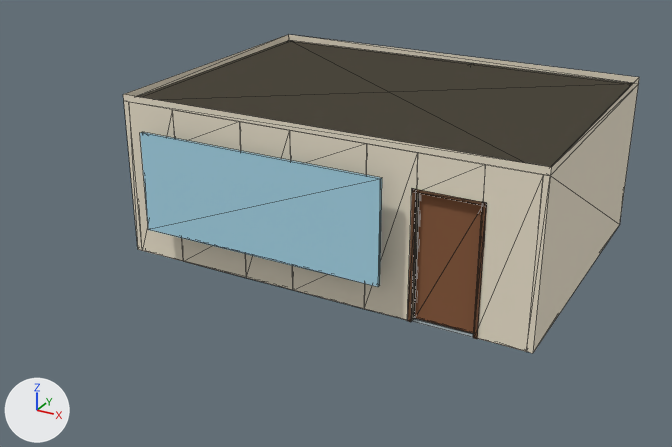
Two versions of the glTF model models/room_kitchen.glb, one commit apart.
The view is the same before and after, from a 50 mm camera at (6.65, -16.48, 7.03) aimed at (-0.16, -4.1, 0.84). Arrows for +X, +Y and +Z are at lower left; the lights stay in place. The first picture is the older version. Mesh edges are drawn as thin lines. Vertices at exactly the same position are counted once.

Names of what the first picture shows: 'CEILING', 'DOOR_outdoor', 'FLOOR_visible', 'FRAMES', 'VIEW_window_N', 'WALLS'.
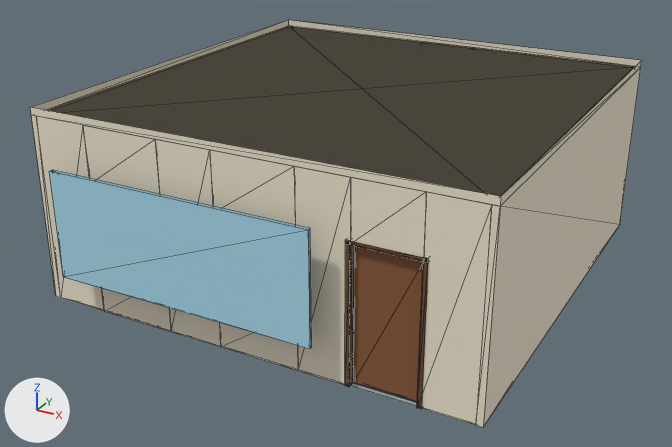
Pixel boxes (x1, y1, x2, y2) of what changed, in the pictures (672 x 447 px; the box of a moved part takes in the faces that stretch with it):
'WALLS', reshaped (19% wider, 34% taller)
    before: (124, 85, 638, 353)
    after: (31, 67, 641, 427)
'CEILING', reshaped (19% wider, 32% taller)
    before: (123, 35, 639, 176)
    after: (30, 20, 642, 206)
'VIEW_window_N', moved
    before: (140, 132, 382, 287)
    after: (49, 170, 312, 349)
'DOOR_outdoor', moved
    before: (415, 194, 482, 333)
    after: (353, 246, 423, 402)
'FRAMES', reshaped
    before: (407, 188, 487, 339)
    after: (345, 240, 428, 409)
'FLOOR_visible', rescaled
    before: (412, 318, 473, 337)
    after: (350, 382, 417, 406)
part 3 of me_mesh_3, moved or reshaped
    before: (182, 238, 365, 309)
    after: (101, 288, 298, 370)
part 4 of me_mesh_3, moved or reshaped
    before: (124, 101, 620, 353)
    after: (31, 115, 619, 427)
part 5 of me_mesh_3, moved or reshaped
    before: (551, 85, 638, 224)
    after: (501, 67, 641, 225)

The change, as a diff of the scene's bpy script:
```diff
--- a/models/room_kitchen.glb.py
+++ b/models/room_kitchen.glb.py
@@ me_mesh_0 @@
 # used by ob_floor_visible; location = (0.0, 0.0, 0.0)
-me_mesh_0.from_pydata(...)  # 8 vertices, 12 faces; spans x -3.5..3.5, y -5.0..0.0, z -0.06..0.0
+me_mesh_0.from_pydata(...)  # 8 vertices, 12 faces; spans x -3.5..3.5, y -7.0..0.0, z -0.06..0.0
+# me_mesh_0 part 1: the whole mesh is scaled about the mesh origin by (1, 1.4, 1)
 me_mesh_0.materials.append(mat_mat_floor)
@@ me_mesh_2 @@
 # used by ob_ceiling; location = (0.0, 0.0, 0.0)
 # before: 0 (3.6, 0.1, 2.7) at pixel (638, 83), 1 (3.6, 0.1, 2.82) at pixel (639, 77), 2 (3.6, -5.1, 2.82) at pixel (551, 167), 3 (3.6, -5.1, 2.7) at pixel (550, 175), 4 (-3.6, -5.1, 2.7) at pixel (123, 101)
 # before: 5 (-3.6, -5.1, 2.82) at pixel (123, 94), 6 (-3.6, 0.1, 2.82) at pixel (288, 34), 7 (-3.6, 0.1, 2.7) at pixel (288, 40)
-me_mesh_2.from_pydata(...)  # 8 vertices, 12 faces; spans x -3.6..3.6, y -5.1..0.1, z 2.7..2.82
+me_mesh_2.from_pydata(...)  # 8 vertices, 12 faces; spans x -3.6..3.6, y -7.1..0.1, z 3.0..3.12
+# me_mesh_2 part 2
+for i in [*range(2, 6)]: me_mesh_2.vertices[i].co += Vector((0.0, -2.0, 0.3))
+for i in [0, 1, 6, 7]: me_mesh_2.vertices[i].co += Vector((0.0, 0.0, 0.3))
 me_mesh_2.materials.append(mat_mat_wall)
@@ me_mesh_3 @@
 # used by ob_walls; location = (0.0, 0.0, 0.0)
-me_mesh_3.from_pydata(...)  # 80 vertices, 168 faces; spans x -3.6..3.6, y -5.1..0.1, z 0.0..2.7
+me_mesh_3.from_pydata(...)  # 80 vertices, 168 faces; spans x -3.6..3.6, y -7.1..0.1, z 0.0..3.0
+# me_mesh_3 part 3: all 38 vertices in x -3.6..3.6, y -5.1..-5.0, z 0.0..2.1 are moved by (0.0, -2.0, 0.0)
+# me_mesh_3 part 4: all 18 vertices in x -3.6..3.6, y -5.1..-5.0, z 2.7 are moved by (0.0, -2.0, 0.3)
+# me_mesh_3 part 5: all 10 vertices in x -3.6..3.6, y 0.0..0.1, z 2.7 are moved by (0.0, 0.0, 0.3)
 me_mesh_3.materials.append(mat_mat_wall)
@@ me_mesh_4 @@
 # used by ob_frames; location = (0.0, 0.0, 0.0)
-me_mesh_4.from_pydata(...)  # 128 vertices, 216 faces; spans x -2.68..2.76, y -5.13..0.12, z 0.0..2.16
+me_mesh_4.from_pydata(...)  # 128 vertices, 216 faces; spans x -2.68..2.76, y -7.13..0.12, z 0.0..2.16
+# me_mesh_4 part 6: the loose piece of 20 vertices spanning x 1.64..2.76, y -5.12..-4.98, z 0.0..2.16 is moved by (0.0, -2.0, 0.0)
+# other edits to the shape of me_mesh_4 do not show in these pictures
 me_mesh_4.materials.append(mat_mat_frame)
@@ me_mesh_5 @@
 # used by ob_view_window_n; location = (0.0, 0.0, 0.0)
-me_mesh_5.from_pydata(...)  # 8 vertices, 12 faces; spans x -3.0..1.3, y -5.46..-5.4, z 0.65..2.35
+me_mesh_5.from_pydata(...)  # 8 vertices, 12 faces; spans x -3.0..1.3, y -7.46..-7.4, z 0.65..2.35
+# me_mesh_5 part 7: the whole mesh is moved by (0.0, -2.0, 0.0)
 me_mesh_5.materials.append(mat_mat_window_view)
@@ ob_door_outdoor @@
 ob_door_outdoor = bpy.data.objects.new('DOOR_outdoor', me_mesh_7)
-ob_door_outdoor.location = (1.72, -5.0, 0.02)
+ob_door_outdoor.location = (1.72, -7.0, 0.02)
```
